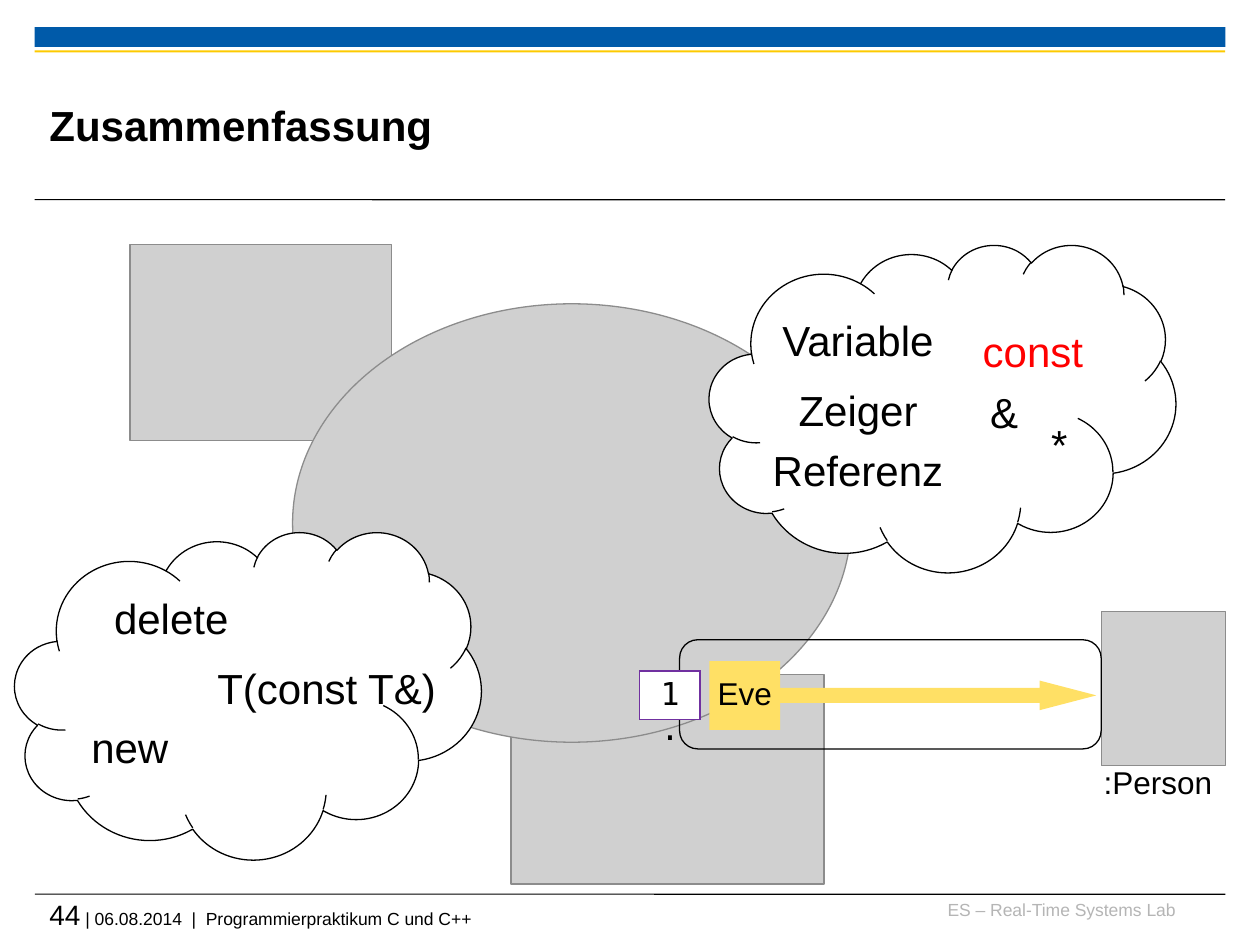
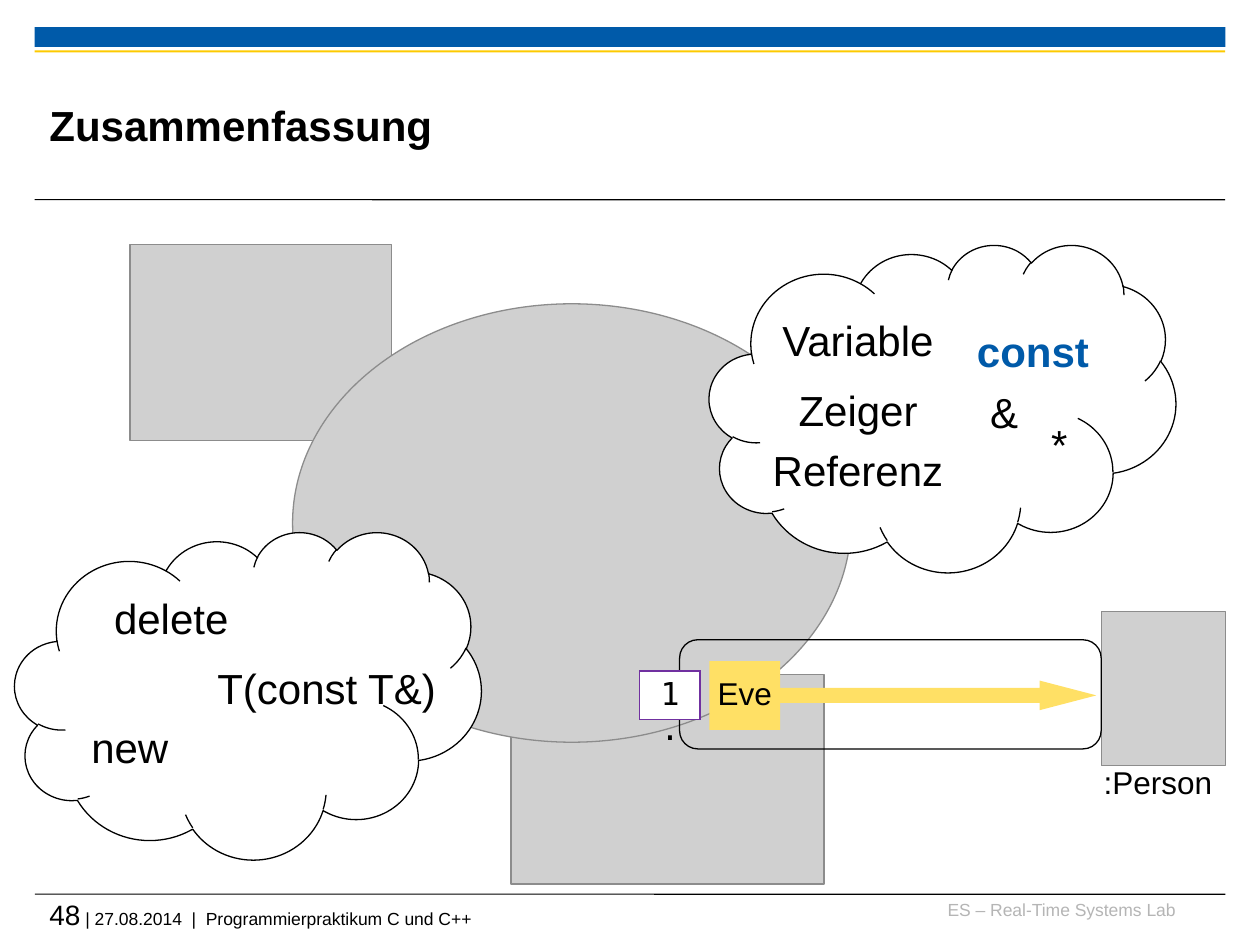
Before and after one commit to h82k/tud-cppp, a slide deck: slide 48 of Vorlesung/2 Speicherverwaltung.pptx (slide 44 before the commit). Drawn at 1260x945 pixels with LibreOffice and Linux fonts; fonts in the diff are those of the drawing; grey boxes stand for pictures; background and template pictures are left out. Boxes give left, top, right and bottom in pixels: in the first picture for what was removed or moved away, otherwise in the second. Text is boxed around its words. In the diff, an @@ line names an element or a change of style, - is before the commit and + after.

```diff
--- a/Vorlesung/2 Speicherverwaltung.pptx
+++ b/Vorlesung/2 Speicherverwaltung.pptx
@@ text "const" at [977,339,1089,368]: text colour #FF0000 to #005AA9, bold on @@
@@ text at [49,905,471,929]: text changed @@
-44 | 06.08.2014 | Programmierpraktikum C und C++
+48 | 27.08.2014 | Programmierpraktikum C und C++
```
Also in this commit, not shown: 1 other slide changed, 5 slides added, 1 slide removed, 5 other files.
